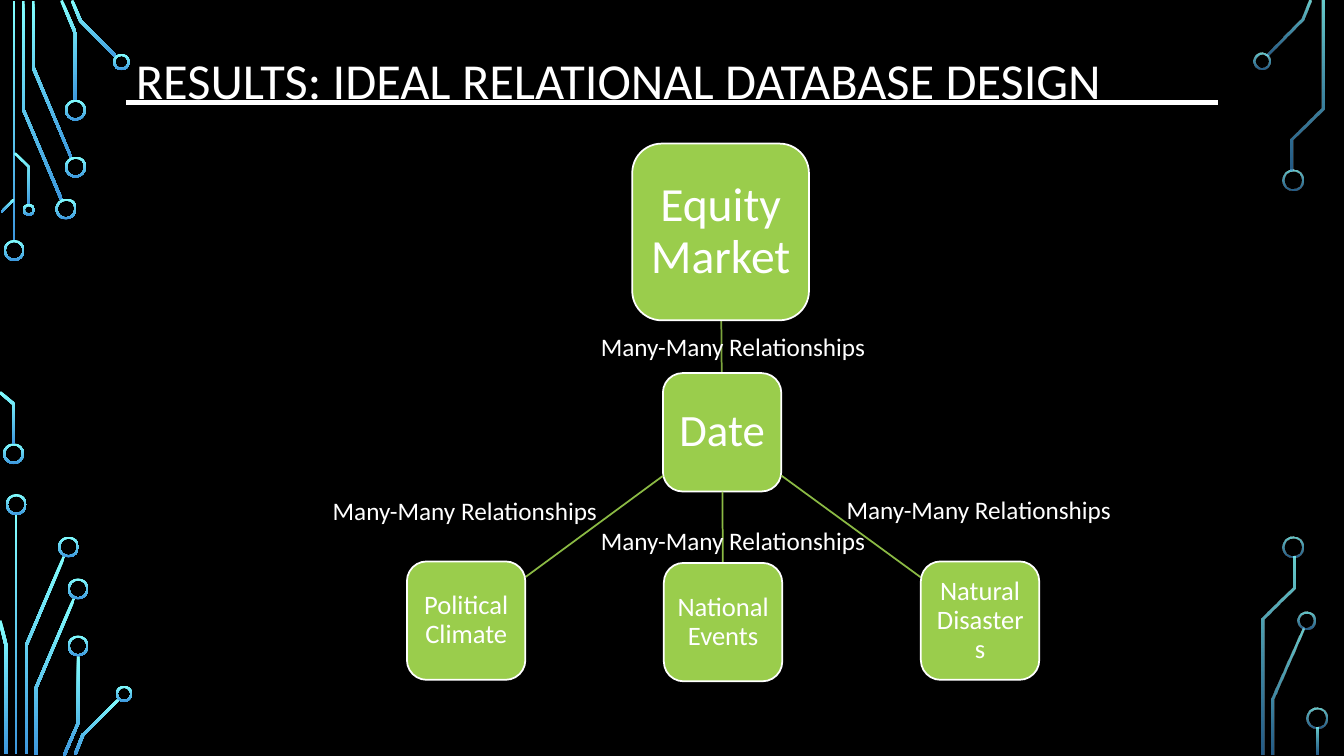
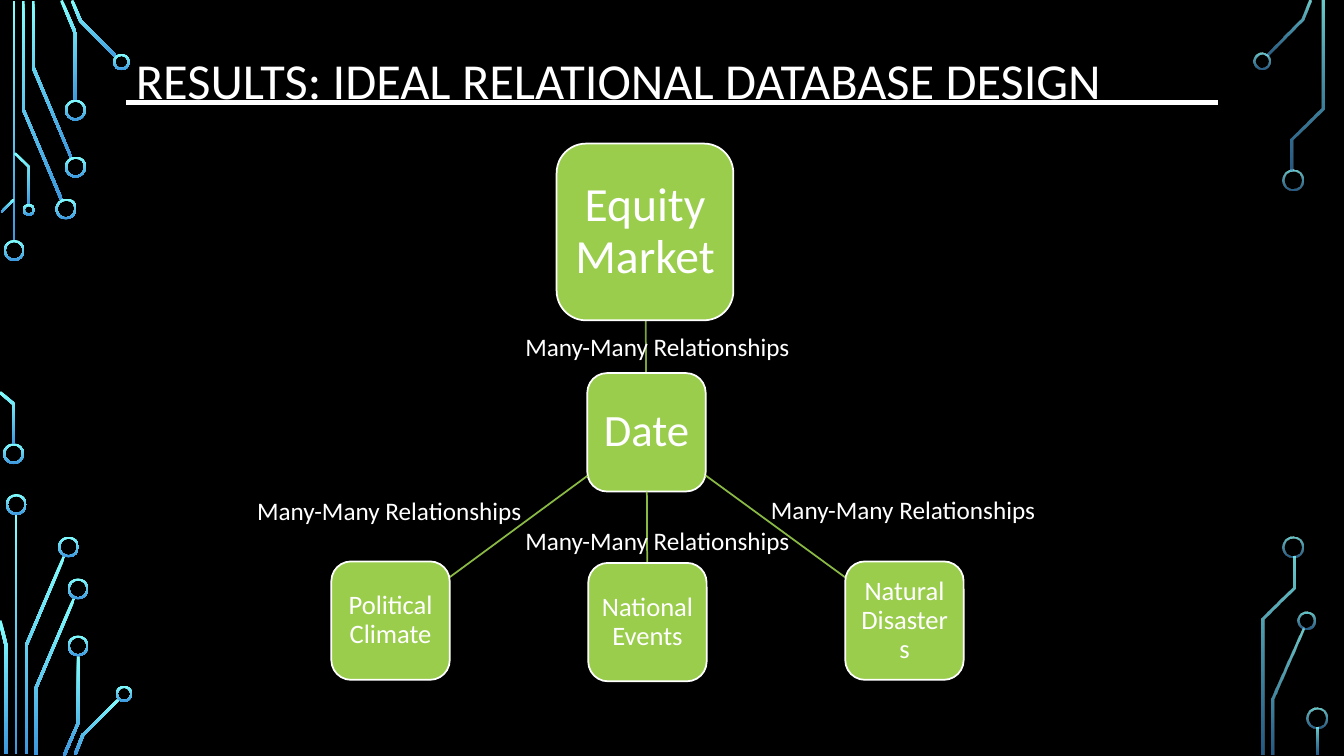
Before and after one commit to djserna/7330-Group-Project, a slide deck: slide 13 of Presentation/MSDS_7330_Group_Project_Presentation.pptx (slide 14 before the commit). Drawn at 1344x756 pixels with LibreOffice and Linux fonts; fonts in the diff are those of the drawing; background and template pictures are left out. Boxes give left, top, right and bottom in pixels: in the first picture for what was removed or moved away, otherwise in the second. Text is boxed around its words. In the diff, an @@ line names an element or a change of style, - is before the commit and + after.

```diff
--- a/Presentation/MSDS_7330_Group_Project_Presentation.pptx
+++ b/Presentation/MSDS_7330_Group_Project_Presentation.pptx
@@ 9 texts, 5 rounded rectangles, 4 freeform shapes: place and size @@
-9 texts, 5 rounded rectangles, 4 freeform shapes at (333, 143, 1111, 681)
+9 texts, 5 rounded rectangles, 4 freeform shapes at (257, 143, 1035, 681)
```
Also in this commit, not shown: 5 other slides changed, 3 slides added, 2 slides removed.
